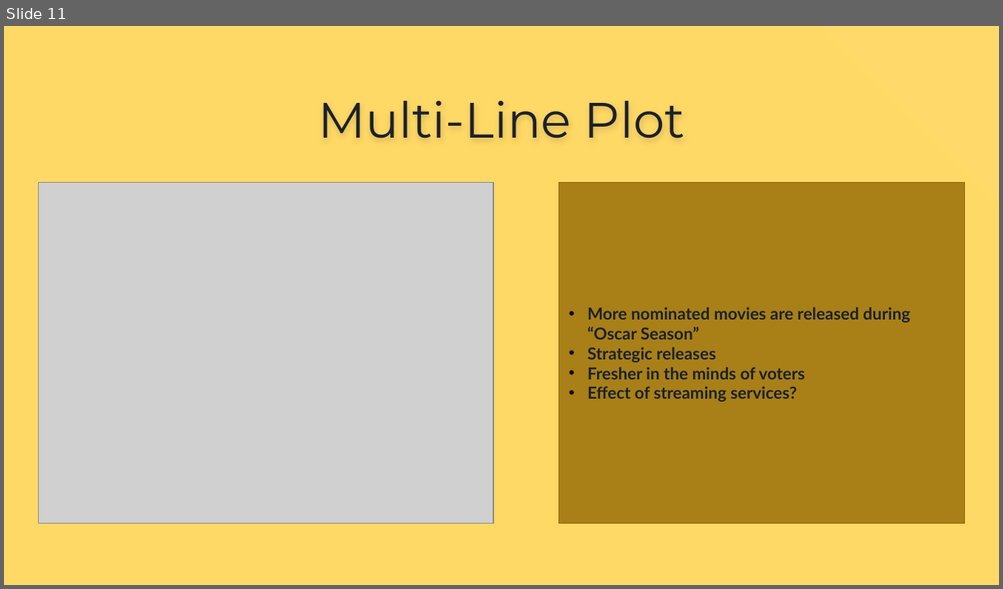
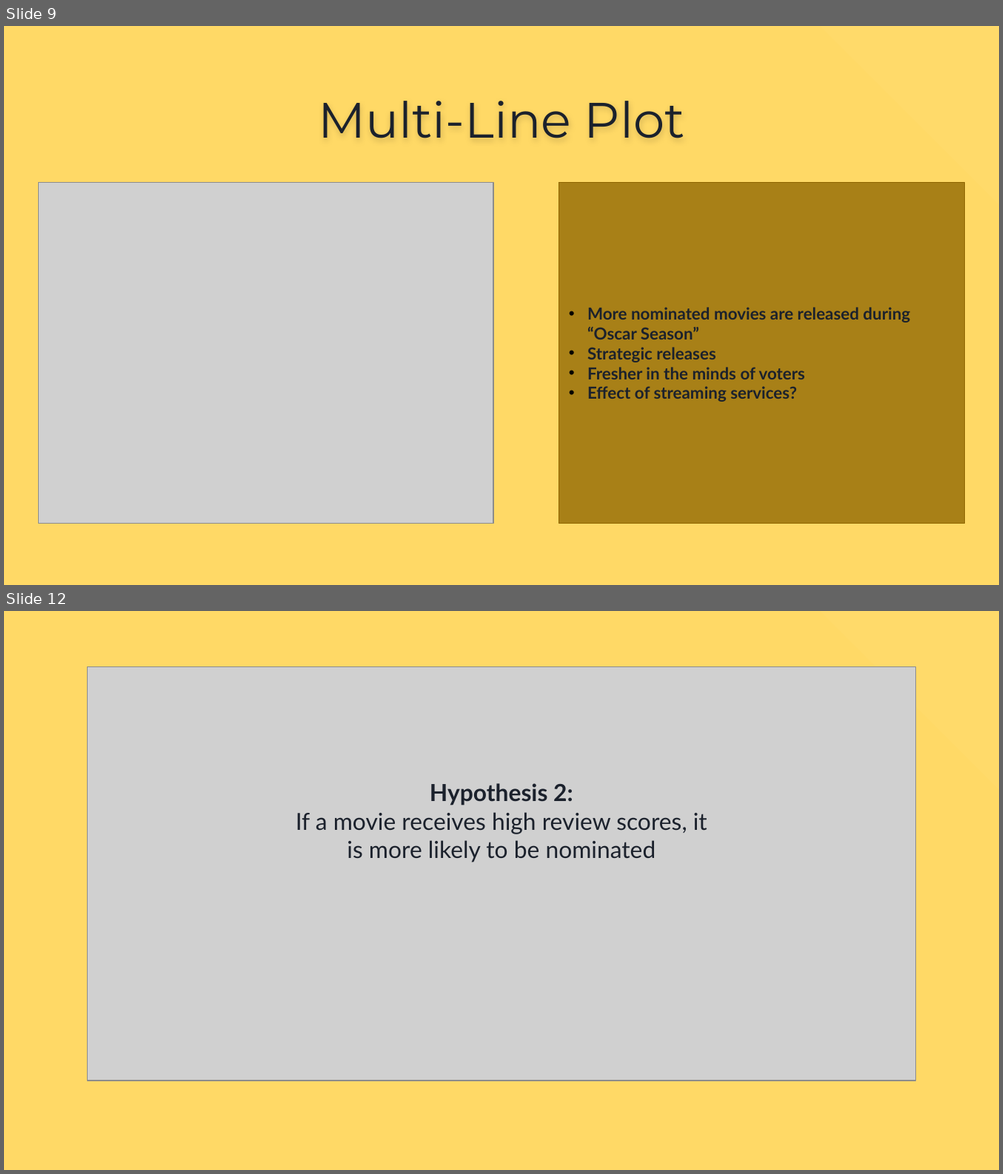
Before and after one commit to jamieah80/group-project-one, a slide deck: Group Project Presentation (1).pptx. Shown one above the other, each under a label of ours: slide 11 before the commit, slides 9 and 12 after it; the slides between them are not shown. The pictures are 1003x589 and 1003x1174 pixels, drawn with LibreOffice and Linux fonts; fonts in the diff are those of the drawing; grey boxes stand for pictures. Boxes give left, top, right and bottom in pixels: in the first picture for what was removed or moved away, otherwise in the second. Text is boxed around its words. In the diff, an @@ line names an element or a change of style, - is before the commit and + after.

```diff
--- a/Group Project Presentation (1).pptx
+++ b/Group Project Presentation (1).pptx
@@ slide 12 added at [4,611,999,1170], background #FFD966; not listed: 1 template element that a slide beside it also shows @@
@@ picture added at [88,667,916,1080] @@
@@ rectangle added at [142,667,862,1080], fill #EFEFEF, outline #D9D9D9 0.75 pt @@
@@ text added at [296,783,707,863], 17 pt, text #1B212C @@
+Hypothesis 2:
+If a movie receives high review scores, it is more likely to be nominated
@@ what was slide 11 is now slide 9 @@
```
Also in this commit, not shown: 9 other slides added, 4 slides removed, 1 other file.
